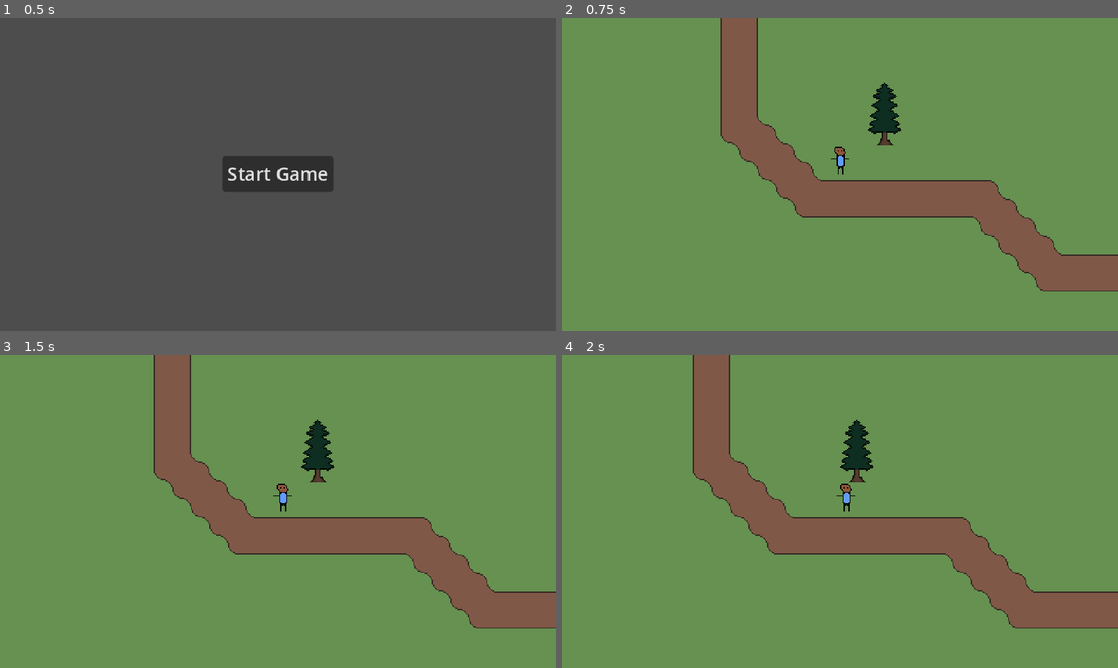
Above: before the commit, frames 1-4 (two rows, left to right).
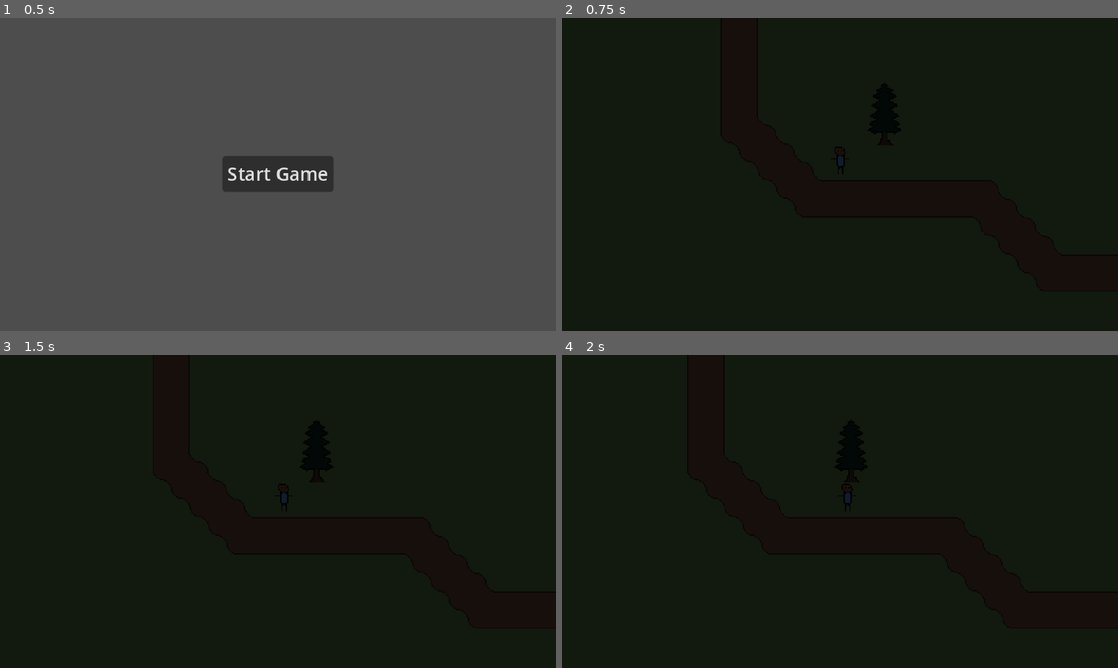
Above: after the commit, the same moments.

Repository: StormLight14/nightfall-mirror
Game: Godot game, scene res://menus/main/main_menu.tscn
Two runs of this game, one before a commit and one after it. Both use one fixed random seed, a clock stepped at 60 frames per second and the inputs below.
Inputs:
- Up to frame 1 (0.5 s): no input
- Up to frame 2 (0.75 s): click "Start Game" at 0.5 s
- Up to frame 3 (1.5 s): tap Enter at 1.25 s; hold D (right) from 1.28 s (still down)
- Up to frame 4 (2 s): keep holding D (right)

Frame 1 is identical in both runs. In frame 2, 100% of the frame differs, in the area x 0-100%, y 0-100%; in frame 3, 100%; in frame 4, 100%.

Commit message:
create NightLight for player

Diff:
--- a/entities/player/player.gd
+++ b/entities/player/player.gd
@@ -1,6 +1,6 @@
 extends CharacterBody2D
 
-const SPEED := 2500.0
+@export var SPEED := 3000.0
 
 func _physics_process(delta: float) -> void:
 	var h_dir := Input.get_axis("left", "right")
--- a/scenes/main/island.tscn
+++ b/scenes/main/island.tscn
@@ -194,6 +194,8 @@
 script = ExtResource("1_o107c")
 
 [node name="LevelLighting" type="CanvasModulate" parent="."]
+light_mask = 2
+color = Color(0.176419, 0.176419, 0.176419, 1)
 
 [node name="Grass" type="TileMapLayer" parent="."]
 material = SubResource("CanvasItemMaterial_k5adq")
